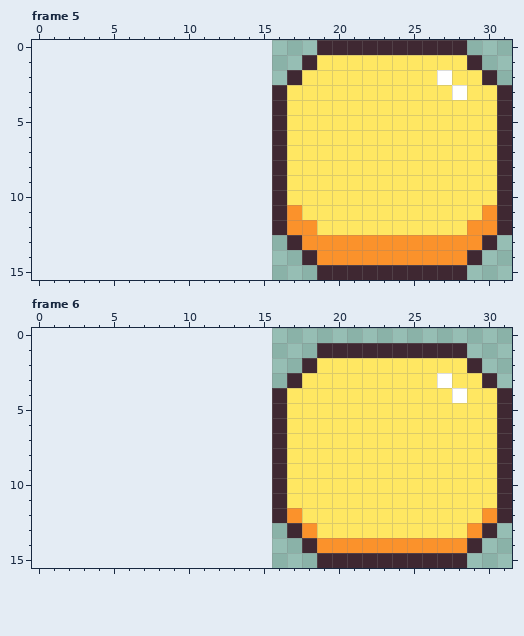
Edited in one commit: pixel-art file (dev/sprites.aseprite). Above is the file before it was changed.
16x16 pixels, 6 frames. Shown: frame 5, frame 6. The old version is drawn lined up with the new one, on the new canvas. The commit also changed other frames, which this record leaves out.
Now the later version:
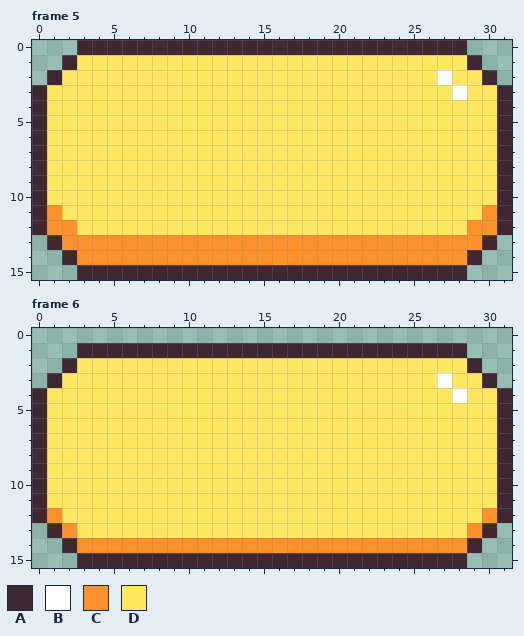
Palette (. is transparent): A #3f2832  B #ffffff  C #fb922b  D #ffe762
Difference:
canvas 16x16 -> 32x16, the old top-left corner now at 16,0
Frame 5:
y 0: x 3..18 ................ -> AAAAAAAAAAAAAAAA
y 1: x 2..18 ................A -> ADDDDDDDDDDDDDDDD
y 2: x 1..17 ................A -> ADDDDDDDDDDDDDDDD
y 3..10: x 0..16 ................A -> ADDDDDDDDDDDDDDDD
y 11: x 0..17 ................AC -> ACDDDDDDDDDDDDDDDD
y 12: x 0..18 ................ACC -> ACCDDDDDDDDDDDDDDDD
y 13: x 1..17 ................A -> ACCCCCCCCCCCCCCCC
y 14: x 2..18 ................A -> ACCCCCCCCCCCCCCCC
y 15: x 3..18 ................ -> AAAAAAAAAAAAAAAA
Frame 6:
y 1: x 3..18 ................ -> AAAAAAAAAAAAAAAA
y 2: x 2..18 ................A -> ADDDDDDDDDDDDDDDD
y 3: x 1..17 ................A -> ADDDDDDDDDDDDDDDD
y 4..11: x 0..16 ................A -> ADDDDDDDDDDDDDDDD
y 12: x 0..17 ................AC -> ACDDDDDDDDDDDDDDDD
y 13: x 1..18 ................AC -> ACDDDDDDDDDDDDDDDD
y 14: x 2..18 ................A -> ACCCCCCCCCCCCCCCC
y 15: x 3..18 ................ -> AAAAAAAAAAAAAAAA
Changed places in both pictures, as pixel boxes (x1, y1, x2, y2):
changed: (32, 40, 317, 280)
changed: (32, 343, 317, 568)
